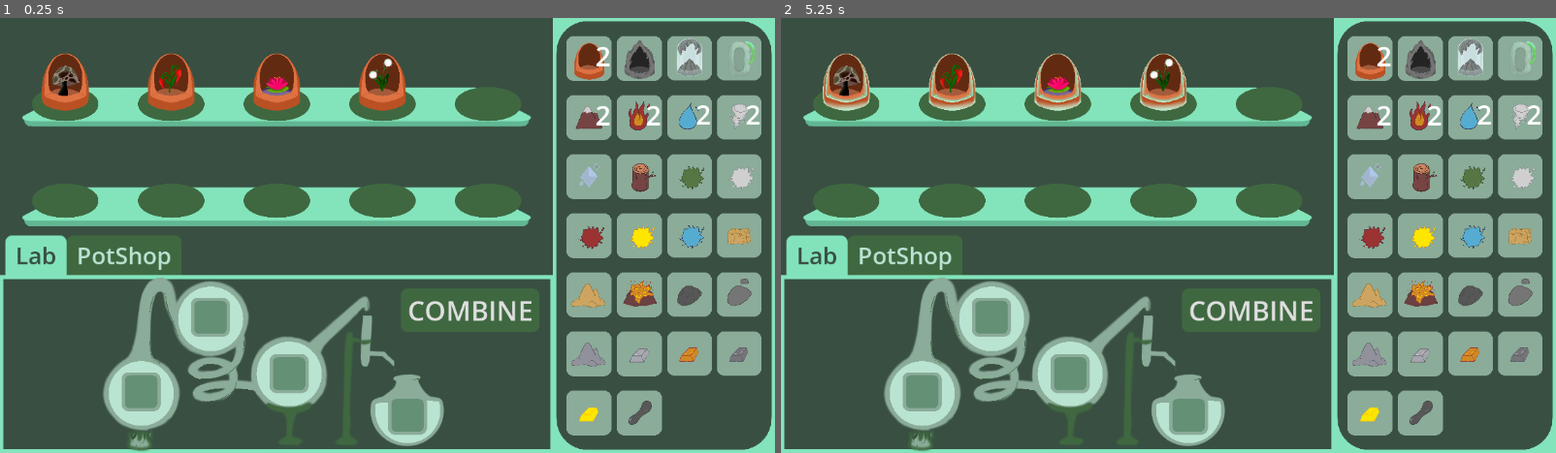
Above: before the commit, frames 1-2 (left to right).
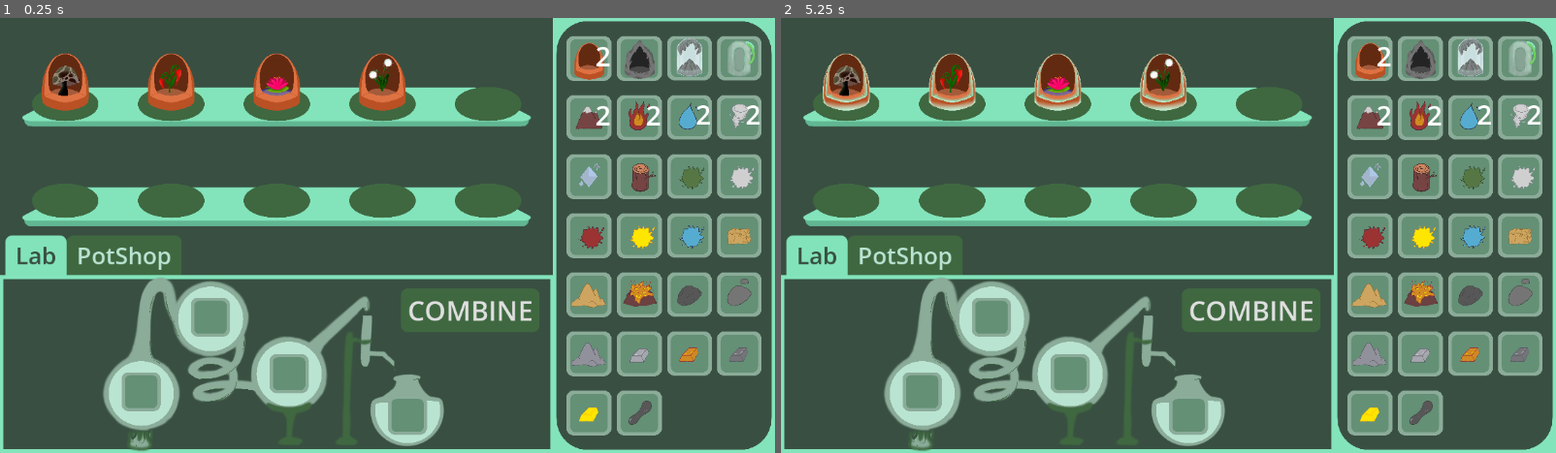
Above: after the commit, the same moments.

Repository: Girlies-stdio/elementalchemy
Game: Godot game, scene res://Scenes/main.tscn
Two runs of this game, one before a commit and one after it. Both use one fixed random seed, a clock stepped at 60 frames per second and the inputs below.
Inputs (mouse positions are in pixels of both pictures, inside the frame that each line leads up to):
- Up to frame 1 (0.25 s): no input
- Up to frame 2 (5.25 s): click (843, 78) at 0.5 s; click (951, 78) at 1.25 s; click (1060, 78) at 2 s; click (1160, 78) at 2.75 s; click (1269, 78) at 3.5 s; click (843, 174) at 4.25 s; click (951, 174) at 5 s

The runs differ from the first frame. In frame 1, 7.4% of the frame differs, in the area x 73-98%, y 4-96%; in frame 2, 7.4%.

Commit message:
shading of slot doesn't work

Diff:
--- a/Inventory/item_stack_gui.tscn
+++ b/Inventory/item_stack_gui.tscn
@@ -2,7 +2,7 @@
 
 [ext_resource type="Script" uid="uid://1n113btpk66i" path="res://Inventory/item_stack_gui.gd" id="1_nmr1v"]
 
-[node name="Panel" type="TextureRect"]
+[node name="TextureRect" type="TextureRect"]
 custom_minimum_size = Vector2(64, 64)
 anchors_preset = 15
 anchor_right = 1.0
--- a/Inventory/slot.gd
+++ b/Inventory/slot.gd
@@ -23,3 +23,35 @@
 		itemStackGui.update()
 		return new_itemGUI
 	return null
+
+func _process(delta):
+	if itemStackGui:
+		if itemStackGui.amount != 0:
+			shade(false)
+		else:
+			shade(true)
+
+func shade(dark: bool) -> void:
+	if !dark:
+		$SlotButton.material = null
+		return
+	var shader = Shader.new()
+	var shader_material = ShaderMaterial.new()
+	var shader_code = """
+	shader_type canvas_item;
+
+	uniform float darkness : hint_range(0.0, 1.0) = 0.5;
+
+	void fragment() {
+		vec4 c = texture(TEXTURE, UV);
+		// On réduit la composante RGB en la multipliant
+		// Exemple : "1.0 - darkness" => 0.5 => 50% plus sombre
+		c.rgb *= (1.0 - darkness);
+		COLOR = c;
+	}
+"""
+	var mat = ShaderMaterial.new()
+	mat.shader = shader
+	mat.set_shader_parameter("darkness", 1.0)
+
+	$SlotButton.material = mat
--- a/Inventory/slot.tscn
+++ b/Inventory/slot.tscn
@@ -20,8 +20,8 @@
 [node name="SlotButton" type="TextureButton" parent="."]
 layout_mode = 2
 tooltip_text = "yo"
-texture_normal = ExtResource("2_yb478")
-texture_pressed = ExtResource("1_sktnm")
+texture_normal = ExtResource("1_sktnm")
+texture_pressed = ExtResource("2_yb478")
 ignore_texture_size = true
 stretch_mode = 4
 
